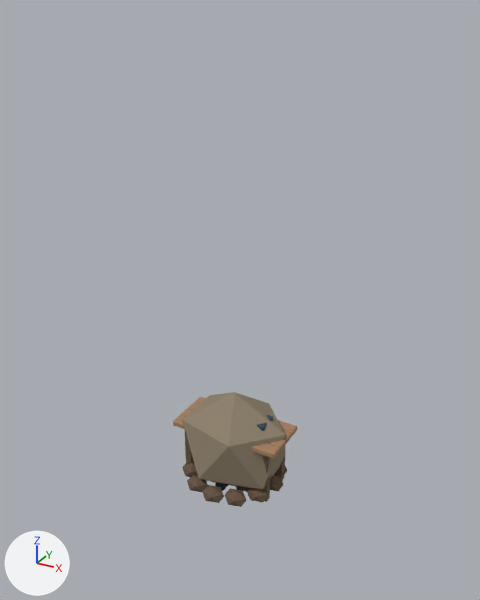
The glTF model assets/models/camp_props.glb, before and after one commit.
Both versions are drawn from a 50 mm lens placed at (4.1, -7.29, 6.63), pointed at (0.11, -0.03, 3.0). The lights are fixed; the arrows at lower left show +X, +Y and +Z. The first picture is the older version. Objects named as collision shapes, trigger or cutter boxes, shadow casters or lower levels of detail are left out. Where no turn or scale is listed for an object, it has been applied to the vertices.

Objects in the first picture: 'firepit_LOD0', 'rock_c_LOD0', 'workbench_LOD0'.
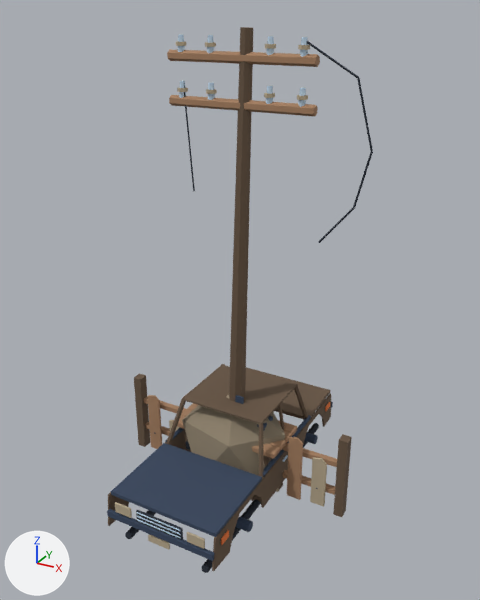
Diff of the bpy script that builds the scene:
```diff
--- a/assets/models/camp_props.glb.py
+++ b/assets/models/camp_props.glb.py
@@ me_telegraph_pole_lod0_mesh @@
+me_telegraph_pole_lod0_mesh.from_pydata(...)  # 280 vertices, 460 faces; spans x -0.91..1.78, y -0.13..0.13, z 0.0..6.43
+me_telegraph_pole_lod0_mesh.materials.append(mat_mat_shelter)
@@ me_moskvich_wreck_lod0_mesh @@
+me_moskvich_wreck_lod0_mesh.from_pydata(...)  # 434 vertices, 708 faces; spans x -0.87..0.87, y -2.02..1.96, z 0.0..1.43
+me_moskvich_wreck_lod0_mesh.materials.append(mat_mat_shelter)
@@ me_broken_fence_lod0_mesh @@
+me_broken_fence_lod0_mesh.from_pydata(...)  # 140 vertices, 216 faces; spans x -1.79..1.79, y -0.12..0.76, z 0.0..1.28
+me_broken_fence_lod0_mesh.materials.append(mat_mat_shelter)
@@ ob_telegraph_pole_lod0 @@
+ob_telegraph_pole_lod0 = bpy.data.objects.new('telegraph_pole_LOD0', me_telegraph_pole_lod0_mesh)
+ob_telegraph_pole_lod0.location = (0.0, 0.0, 0.0)
@@ ob_moskvich_wreck_lod0 @@
+ob_moskvich_wreck_lod0 = bpy.data.objects.new('moskvich_wreck_LOD0', me_moskvich_wreck_lod0_mesh)
+ob_moskvich_wreck_lod0.location = (0.0, 0.0, 0.0)
@@ ob_broken_fence_lod0 @@
+ob_broken_fence_lod0 = bpy.data.objects.new('broken_fence_LOD0', me_broken_fence_lod0_mesh)
+ob_broken_fence_lod0.location = (0.0, 0.0, 0.0)
```

Changed parts and their boxes [x1, y1, x2, y2] in the pictures (480 x 600 px):
'moskvich_wreck_LOD0', added: after [107, 364, 333, 573]
'telegraph_pole_LOD0', added: after [167, 27, 373, 404]
'broken_fence_LOD0', added (brown): after [134, 373, 352, 517]
'firepit_LOD0', unchanged, covered by the edit: before [182, 463, 287, 507]; after [251, 482, 283, 501]
